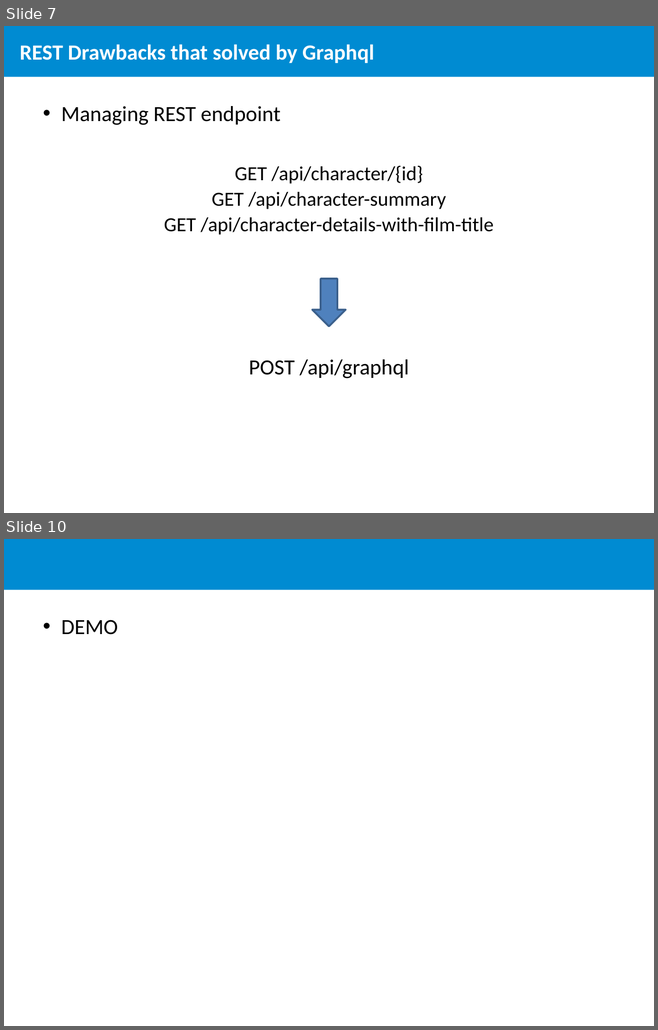
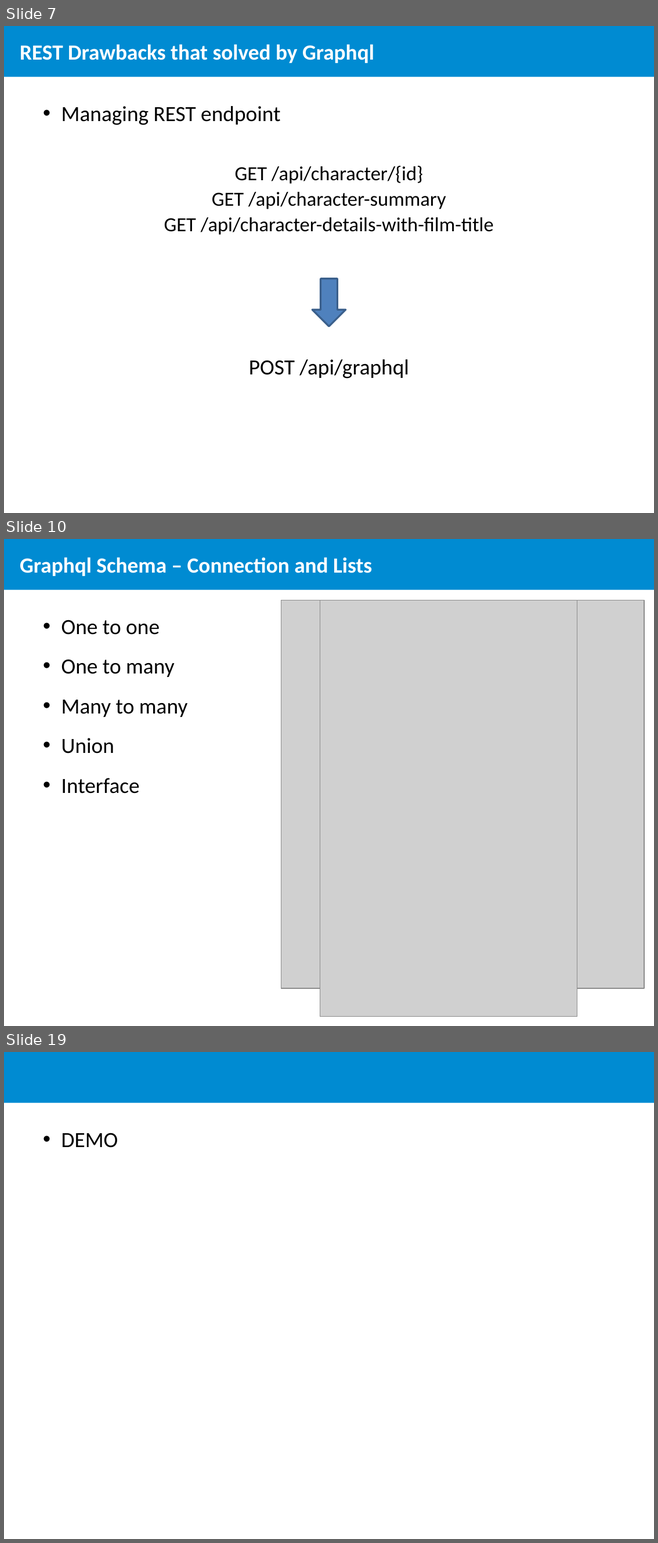
Before and after one commit to ElviraPratiwi/demoGraphql, a slide deck: Learn Graphql.pptx. Shown one above the other, each under a label of ours: slides 7 and 10 before the commit, slides 7, 10 and 19 after it; the slides between them are not shown. The pictures are 658x1030 and 658x1543 pixels, drawn with LibreOffice and Linux fonts; fonts in the diff are those of the drawing; grey boxes stand for pictures; background and template pictures are left out. Boxes give left, top, right and bottom in pixels: in the first picture for what was removed or moved away, otherwise in the second. Text is boxed around its words. In the diff, an @@ line names an element or a change of style, - is before the commit and + after.

```diff
--- a/Learn Graphql.pptx
+++ b/Learn Graphql.pptx
@@ slide 10 added at bbox=[4, 539, 654, 1026], background #FFFFFF; not listed: 1 template element that a slide beside it also shows @@
@@ title added at bbox=[20, 557, 372, 576], 24 pt, text #FFFFFF, bold @@
+Graphql Schema – Connection and Lists
@@ picture added at bbox=[281, 600, 643, 988] @@
@@ picture added at bbox=[320, 600, 577, 1017] @@
@@ picture added at bbox=[357, 600, 607, 844] @@
@@ text added at bbox=[61, 620, 159, 635], 24 pt, text #000000 @@
+• One to one
@@ text added at bbox=[61, 659, 175, 677], 24 pt, text #000000 @@
+• One to many
@@ text added at bbox=[61, 700, 188, 717], 24 pt, text #000000 @@
+• Many to many
@@ text added at bbox=[61, 738, 114, 754], 24 pt, text #000000 @@
+• Union
@@ text added at bbox=[61, 778, 140, 794], 24 pt, text #000000 @@
+• Interface
@@ what was slide 10 is now slide 19 @@
```
Also in this commit, not shown: 4 slides changed, 8 other slides added.
